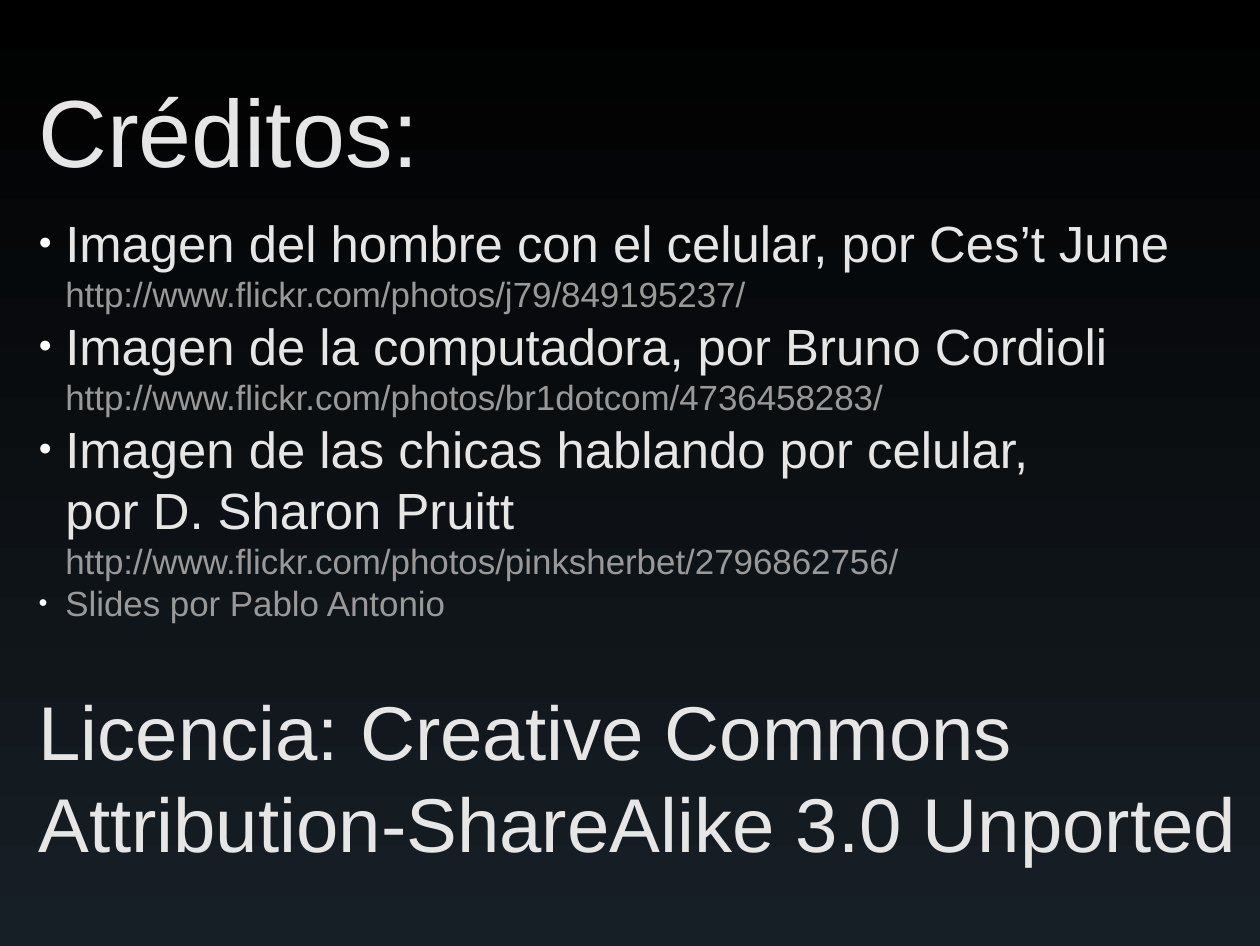
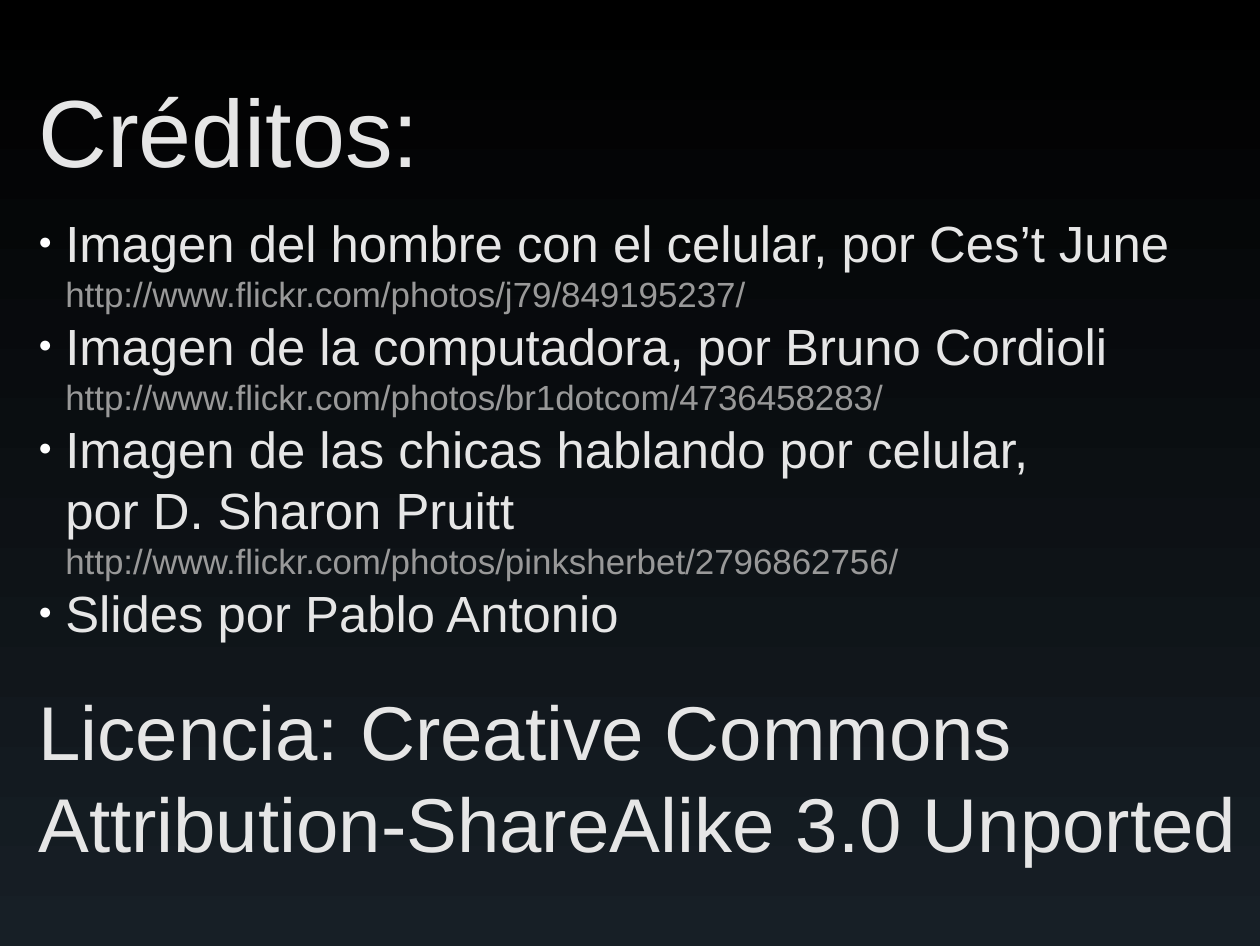
Before and after one commit to crazy2k/tec-del-habla, a slide deck: slide 25 of paper1/presentacion.odp. Drawn at 1260x946 pixels with LibreOffice and Linux fonts; fonts in the diff are those of the drawing. Boxes give left, top, right and bottom in pixels: in the first picture for what was removed or moved away, otherwise in the second. Text is boxed around its words. In the diff, an @@ line names an element or a change of style, - is before the commit and + after.

Commit message:
Arreglar el tamaño de mi nombre en slide final

```diff
--- a/paper1/presentacion.odp
+++ b/paper1/presentacion.odp
@@ text at (x1=65, y1=595, x2=618, y2=642): size 22 to 32 pt, text colour #999999 to #E6E6E6 in "Slides por Pablo Antonio" @@
```
